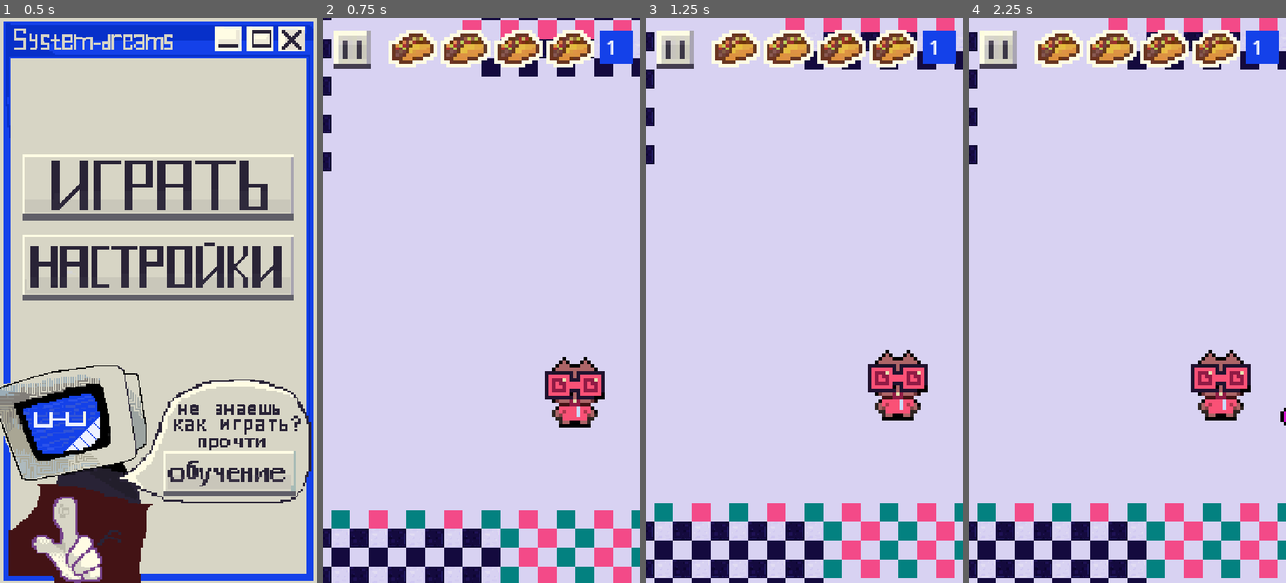
Above: before the commit, frames 1-4 (left to right).
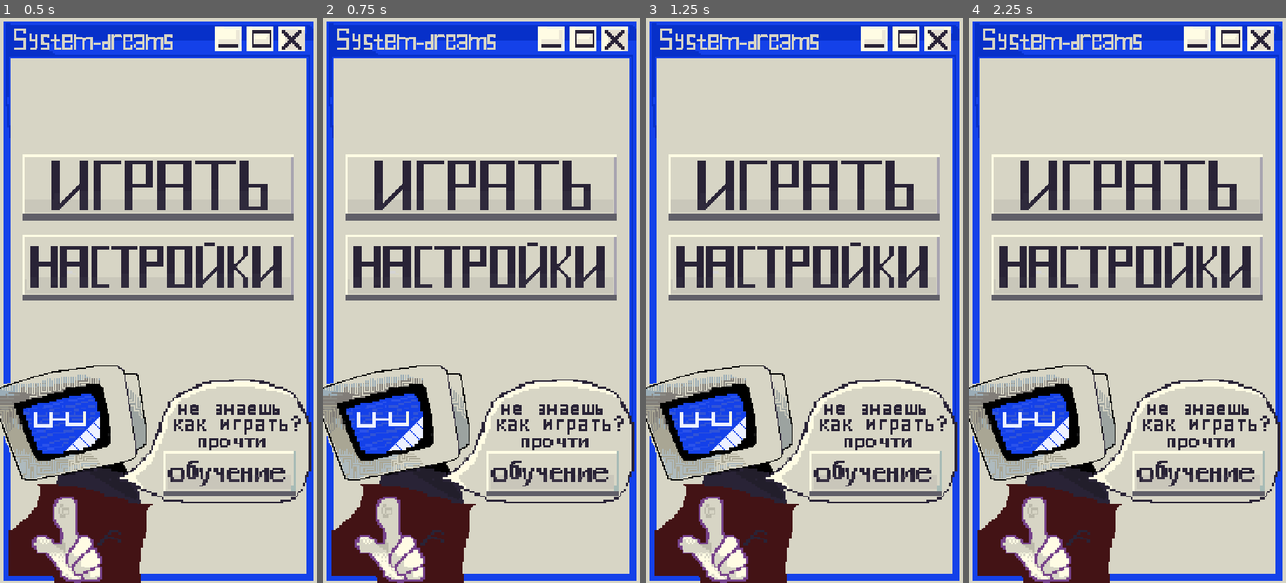
Above: after the commit, the same moments.

Repository: top-it-090304/System-dreams
Game: Godot game, scene res://ui/main_menu/main_menu.tscn
Same seed, same stepped clock (60 frames per second), same inputs: the game is played once before the commit and once after it.
Inputs (mouse positions are in pixels of both pictures, inside the frame that each line leads up to):
- Up to frame 1 (0.5 s): no input
- Up to frame 2 (0.75 s): click (481, 187) at 0.5 s
- Up to frame 3 (1.25 s): no input
- Up to frame 4 (2.25 s): click (1127, 266) at 1.27 s; click (1190, 441) at 2.02 s

Frame 1 is identical in both runs. In frame 2, 100% of the frame differs, in the area x 0-100%, y 0-100%; in frame 3, 100%; in frame 4, 100%.
Error after the commit: Parse Error: Identifier "MusicManager" not declared in the current scope. (res://ui/main_menu/strart.gd:14)

Commit message:
настройки реально настраивают

Diff:
--- /dev/null
+++ b/system-dreams/ui/main_menu/main_menu.gd
@@ -0,0 +1,4 @@
+extends Node2D
+
+func _ready() -> void:
+	MusicManager.play_menu_music()
--- a/system-dreams/ui/main_menu/main_menu.tscn
+++ b/system-dreams/ui/main_menu/main_menu.tscn
@@ -7,8 +7,10 @@
 [ext_resource type="Texture2D" uid="uid://cs52caresdf34" path="res://ui/main_menu/button_tuttorial.png" id="5_3c04x"]
 [ext_resource type="Script" uid="uid://bo8r1m0kcwcej" path="res://ui/main_menu/settings.gd" id="5_joh67"]
 [ext_resource type="Script" uid="uid://x4dlkujbe1a0" path="res://ui/main_menu/button.gd" id="7_u184e"]
+[ext_resource type="Script" path="res://ui/main_menu/main_menu.gd" id="8_music"]
 
 [node name="main_menu" type="Node2D" unique_id=1349091975]
+script = ExtResource("8_music")
 
 [node name="Control" type="Control" parent="." unique_id=1426797441]
 layout_mode = 3
--- a/system-dreams/ui/main_menu/strart.gd
+++ b/system-dreams/ui/main_menu/strart.gd
@@ -11,6 +11,7 @@
 	pass
 
 func _on_pressed() -> void:
+	MusicManager.play_gameplay_music()
 	get_tree().change_scene_to_file("res://src/Scenes/main.tscn")
 
 
Not shown, added: system-dreams/ui/main_menu/main_menu.gd.uid
